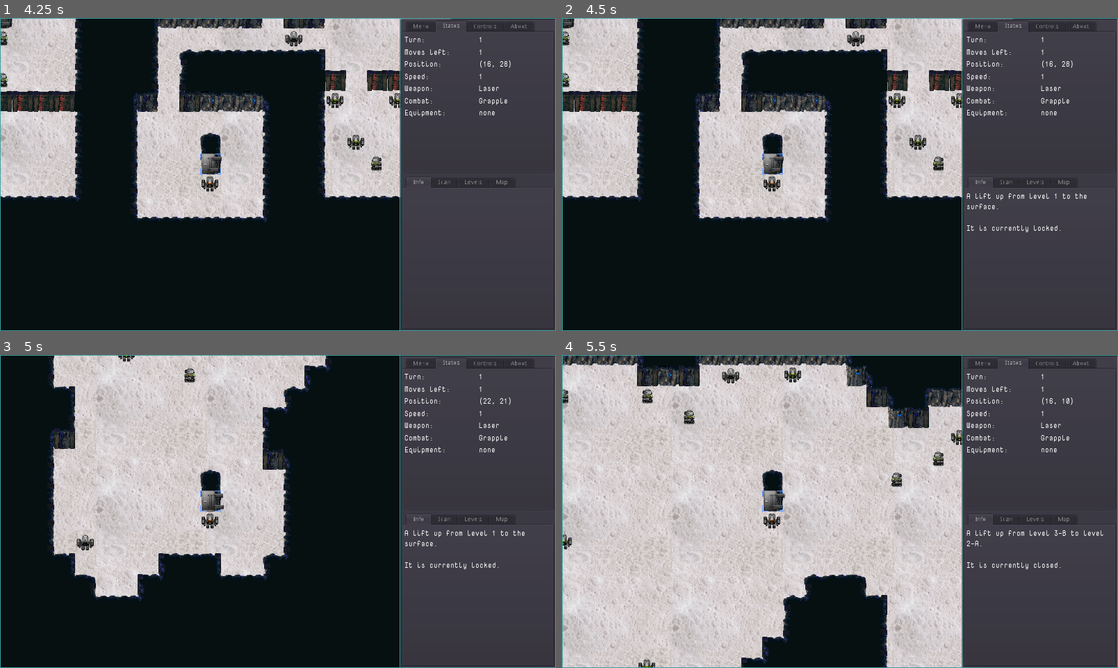
Above: before the commit, frames 1-4 (two rows, left to right).
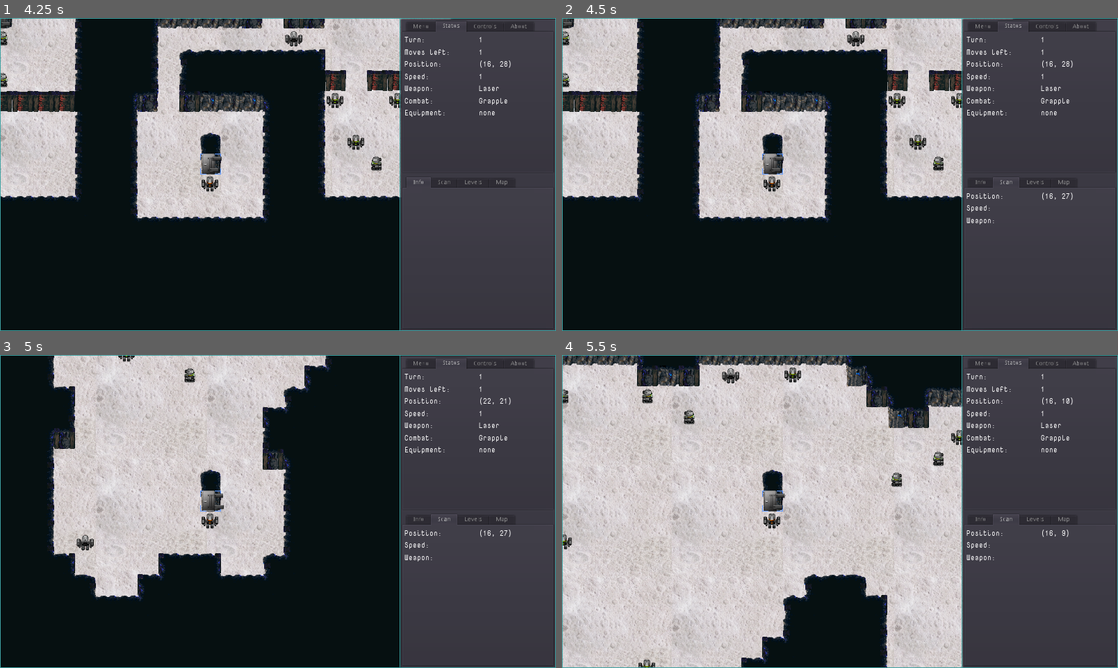
Above: after the commit, the same moments.

Repository: sarrowsmith/quasidroid
Game: Godot game, scene res://Main.tscn
Two runs of this game, one before a commit and one after it. Both use one fixed random seed, a clock stepped at 60 frames per second and the inputs below.
Inputs (mouse positions are in pixels of both pictures, inside the frame that each line leads up to):
- Up to frame 1 (4.25 s): click (289, 218) at 0.52 s; type "12" at 0.6 s; click "Restart" at 1.25 s; click "Restart" at 2 s; click "Restart" at 2.75 s; click "New from Seed" at 3.5 s
- Up to frame 2 (4.5 s): tap Enter at 4.25 s; move the mouse to (962, 158) at 4.27 s; tap U at 4.35 s; click (962, 158) at 4.42 s
- Up to frame 3 (5 s): tap O at 4.55 s
- Up to frame 4 (5.5 s): tap Delete (map_reset) at 5 s; move the mouse to (634, 408) at 5.02 s; hold S from 5.03 s (still down); tap O at 5.1 s; click (634, 408) at 5.17 s; tap P at 5.3 s

Frame 1 is identical in both runs. In frame 2, 0.4% of the frame differs, in the area x 72-95%, y 50-69%; in frame 3, 0.4%; in frame 4, 0.4%, in the area x 72-98%, y 50-69%.
Error after the commit: Invalid set index 'text' (on base: 'VBoxContainer') with value of type 'String'. (res://World.gd:53)

Commit message:
Final win condition (not that it does anything)

Diff:
--- a/Main.gd
+++ b/Main.gd
@@ -5,6 +5,8 @@
 export(int) var pan_speed = 8
 export(Vector2) var half_view = Vector2(640, 360)
 
+onready var player = $Player
+onready var world = $World
 onready var world_size = $World.world_size
 
 var turn = 1
@@ -17,7 +19,7 @@
 
 
 func show_dialog(dialog):
-	$World.set_visible(false)
+	world.set_visible(false)
 	view_to(half_view, 0)
 	dialog.popup_centered()
 
@@ -25,12 +27,12 @@
 # TODO: need to instantiate Player here, taking care with render order
 func new():
 	$Start.set_visible(false)
-	$World.set_visible(true)
+	world.set_visible(true)
 	seed(game_seed)
 	$View.find_node("Seed").set_value(game_seed)
-	change_level($World.create($Player))
-	$World.set_value("Turn", 1, true)
-	$Player.turn()
+	change_level(world.create(player))
+	world.set_value("Turn", 1, true)
+	player.turn()
 
 
 const view_map = {
@@ -47,18 +49,25 @@
 			position += pan_speed * view_map[e]
 	view_to(position, 0)
 	if turn % 2:
-		if $Player.state == Robot.DONE:
+		if player.state == Robot.DONE:
 			turn += 1
-			for r in $World.active_level.rogues:
-				if r.state != Robot.DEAD:
+			var dead = 0
+			for r in world.active_level.rogues:
+				if r.state == Robot.DEAD:
+					dead += 1
+				else:
 					r.turn()
+			if dead == len(world.active_level.rogues):
+				if world.active_level.state != Level.CLEAR:
+					world.active_level.state = Level.CLEAR
+					check_end()
 	else:
-		for r in $World.active_level.rogues:
+		for r in world.active_level.rogues:
 			if r.state == Robot.IDLE or r.state == Robot.WAIT:
 				return
-		$Player.turn()
+		player.turn()
 		turn += 1
-		$World.set_value("Turn", (turn + 1) / 2, true)
+		world.set_value("Turn", (turn + 1) / 2, true)
 
 
 const cursor_map = {
@@ -73,12 +82,12 @@
 		if event.is_action_pressed(e, true):
 			move += cursor_map[e]
 	if move != Vector2.ZERO:
-		$World.active_level.move_cursor(move)
+		world.active_level.move_cursor(move)
 	if event.is_action_pressed("map_reset"):
-		view_to($Player.position)
+		view_to(player.position)
 		return
 	if event.is_action_pressed("cursor_reset"):
-		$World.active_level.set_cursor($Player.location)
+		world.active_level.set_cursor(player.location)
 		return
 	if event is InputEventKey and event.pressed:
 		var level = null
@@ -92,22 +101,23 @@
 					_on_Quit_pressed()
 		match event.scancode:
 			KEY_U:
-				level = $World.active_level.parent
+				level = world.active_level.parent
 			KEY_O:
-				level = $World.active_level.children[0]
+				level = world.active_level.children[0]
 			KEY_P:
-				level = $World.active_level.children[1]
-		change_level(level)
+				level = world.active_level.children[1]
+		if level:
+			change_level(level)
 
 
 func change_level(level):
 	if not level:
-		return
-	if level != $World.active_level:
-		$World.change_level(level)
-	$Player.change_level(level)
-	view_to($Player.position)
-	#$World.set_value("Level", level.map_name)
+		if world.level_one.is_clear():
+			game_over()
+	if level != world.active_level:
+		world.change_level(level)
+	player.change_level(level)
+	view_to(player.position)
 
 
 func view_to(position, offset=180):
@@ -122,6 +132,17 @@
 
 func save_game():
 	pass
+
+
+func check_end():
+	if not world.level_one.is_clear():
+		return
+	world.level_one.lifts[0].unlock()
+
+
+func game_over():
+	# TODO: something better than this
+	_on_Restart_pressed()
 
 
 func _on_Resume_pressed():
@@ -157,5 +178,5 @@
 
 
 func _on_Quit_popup_hide():
-	view_to($Player.position)
-	$World.set_visible(true)
+	view_to(player.position)
+	world.set_visible(true)
--- a/Main.tscn
+++ b/Main.tscn
@@ -11,9 +11,8 @@
 script = ExtResource( 2 )
 
 [node name="World" parent="." instance=ExtResource( 1 )]
-player_status_path = NodePath("../View/Panel/Split/UpperPanel/Status")
-rogue_status_path = NodePath("../View/Panel/Split/LowerPanel/Scan")
-info_path = NodePath("../View/Panel/Split/LowerPanel/Info/RichTextLabel")
+upper_panel_path = NodePath("../View/Panel/Split/UpperPanel")
+lower_panel_path = NodePath("../View/Panel/Split/LowerPanel")
 
 [node name="Level" parent="World" index="0"]
 visible = true
--- a/World.gd
+++ b/World.gd
@@ -3,19 +3,20 @@
 
 export(int) var world_seed
 export(Vector2) var world_size = Vector2(1440, 1440)
-export(NodePath) var player_status_path
-export(NodePath) var rogue_status_path
-export(NodePath) var info_path
+export(NodePath) var upper_panel_path
+export(NodePath) var lower_panel_path
 
-onready var player_status_box = get_node(player_status_path)
-onready var rogue_status_box = get_node(rogue_status_path)
-onready var info_box = get_node(info_path)
-onready var active_level = $Level
+enum {INFO, STATUS, LEVELS, MAP}
+
+onready var upper_panel = get_node(upper_panel_path)
+onready var lower_panel = get_node(lower_panel_path)
+onready var level_one = $Level
 
 
 # This the "official" refrence to the player object, the Node is a sibling
 # to make render order easier
 var player = null
+var active_level = null
 
 
 # TODO: need to instantiate Level 1 on demand so that starting anew works
@@ -23,34 +24,35 @@
 func create(player):
 	self.player = player
 	world_seed = randi()
-	active_level.create(null, true)
-	change_level(active_level)
+	level_one.create(null, true)
+	change_level(level_one)
 	return active_level
 
 
 func change_level(level):
-	active_level.set_visible(false)
+	if active_level:
+		active_level.set_visible(false)
 	level.generate()
 	active_level = level
 
 
 func set_value(name, value, is_player):
-	var lv = (player_status_box if is_player else rogue_status_box).get_node(name)
+	var lv = (upper_panel if is_player else lower_panel).get_tab_control(STATUS).get_node(name)
 	if lv:
 		lv.set_value(value)
 
 
 func show_position():
-	rogue_status_box.get_node("Position").set_value(active_level.cursor.location)
+	lower_panel.get_tab_control(STATUS).get_node("Position").set_value(active_level.cursor.location)
 	# set other items invisible
 	show_stats(false)
 
 
 func show_info(text, append=false):
+	var info_box = lower_panel.get_tab_control(INFO)
 	info_box.text = (info_box.text + "\n") if append else text
-	rogue_status_box.find_parent("*").current_tab = 0
+	lower_panel.current_tab = INFO
 
 
 func show_stats(is_player):
-	var status_box = player_status_box if is_player else rogue_status_box
-	status_box.find_parent("*").current_tab = 1
+	(upper_panel if is_player else lower_panel).current_tab = STATUS
--- a/levels/Level.gd
+++ b/levels/Level.gd
@@ -8,6 +8,7 @@
 
 enum Prototype {LEVEL, LIFT, ACCESS, ROGUE}
 enum {FLOOR, WALL, LIFT, ACCESS, PLAYER, ROGUE}
+enum {LOCKED, OPEN, RESET, CLEAR}
 
 onready var cursor = $Cursor
 
@@ -20,6 +21,7 @@
 var access = {}
 var map_name = ""
 var rogues = []
+var state = LOCKED
 
 
 func _ready():
@@ -30,6 +32,12 @@
 		load("res://robots/Rogue.tscn")
 	]
 	world = find_parent("World")
+
+
+func is_clear():
+	return (state == CLEAR and children and
+		children[0] and children[0].is_clear() and
+		children[1] and children[1].is_clear())
 
 
 # warning-ignore:shadowed_variable
@@ -42,6 +50,7 @@
 	if parent == null:
 		level = 1
 		map_name = "1"
+		state = OPEN
 	else:
 		level = parent.level + 1
 		prototypes = parent.prototypes
@@ -163,8 +172,11 @@
 	for ap in access.values():
 		if ap and not ap.active:
 			return
+	state = RESET
 	for lift in lifts:
 		lift.unlock()
+		if lift.to and lift.to.state == LOCKED:
+			lift.to.state = OPEN
 	world.show_info("""All access points on level %s reset
 
 Downwards lift%s unlocked.
